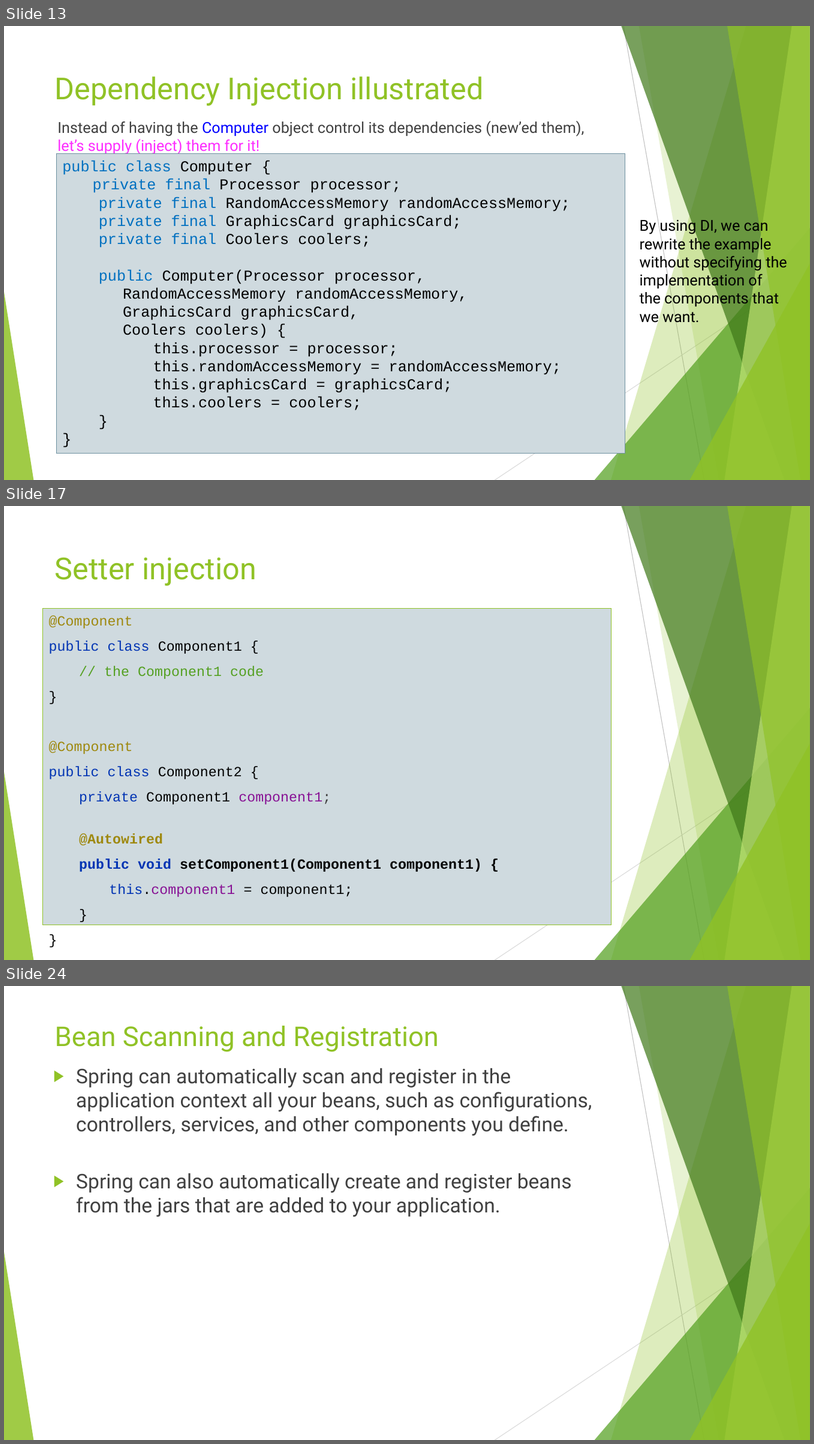
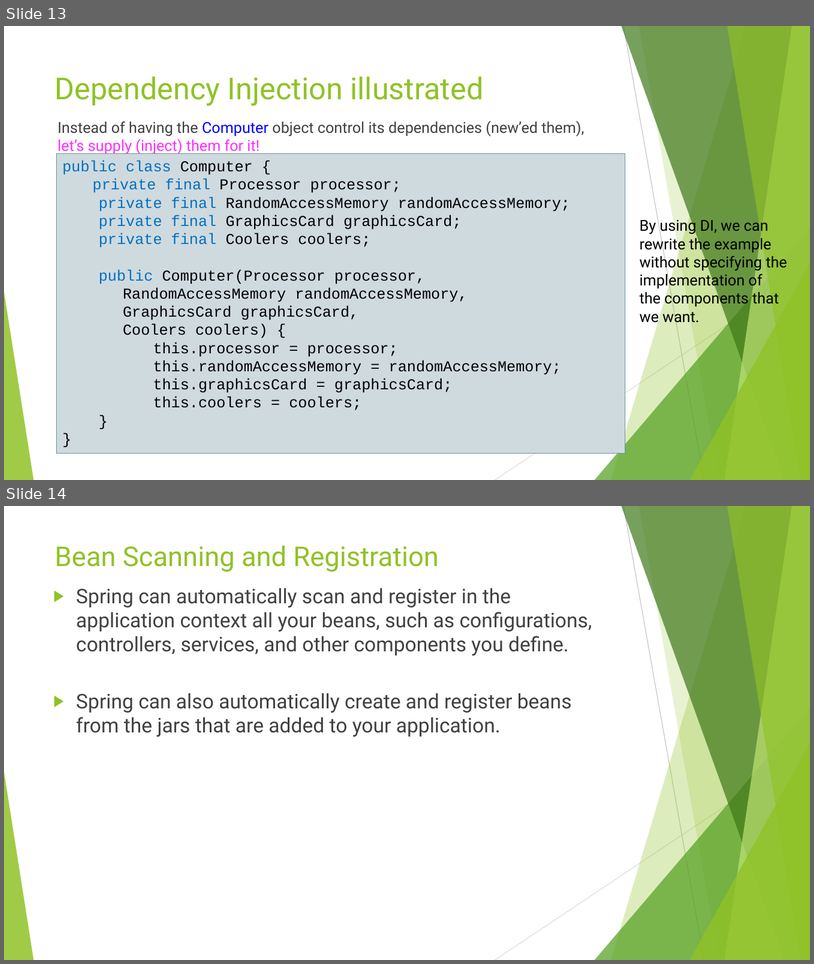
Before and after one commit to idanshal/sb-todo-app-tdp, a slide deck: course_data/presentations/practical_spring_boot_for_tdp.pptx. Shown one above the other, each under a label of ours: slides 13, 17 and 24 before the commit, slides 13 and 14 after it; the slides between them are not shown. The pictures are 814x1444 and 814x964 pixels, drawn with LibreOffice and Linux fonts; fonts in the diff are those of the drawing. Boxes give left, top, right and bottom in pixels: in the first picture for what was removed or moved away, otherwise in the second. Text is boxed around its words. In the diff, an @@ line names an element or a change of style, - is before the commit and + after.

```diff
--- a/course_data/presentations/practical_spring_boot_for_tdp.pptx
+++ b/course_data/presentations/practical_spring_boot_for_tdp.pptx
@@ slide 17 removed at (4,506,810,960), background #FFFFFF; not listed: 10 template elements that a slide beside it also shows @@
@@ title removed at (55,557,257,586) @@
-Setter injection
@@ rectangle removed at (43,609,611,925) @@
-@Component
-public class Component1 {
-// the Component1 code
-}
-@Component
-public class Component2 {
-private Component1 component1;
-@Autowired
-public void setComponent1(Component1 component1) {
-this.component1 = component1;
-}
-}
@@ what was slide 24 is now slide 14 @@
```
Also in this commit, not shown: 9 other slides removed, 1 other file.
